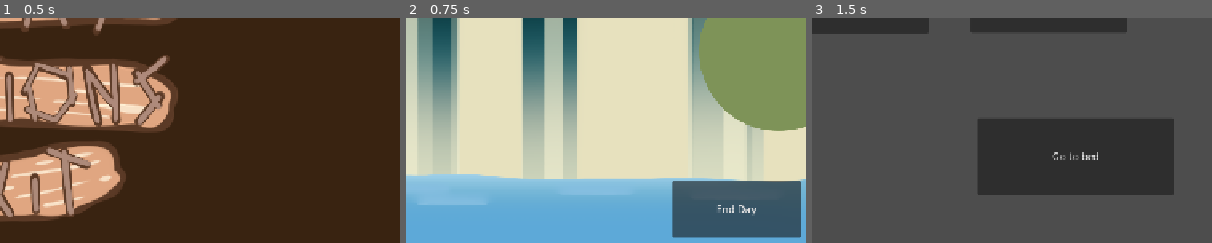
Above: before the commit, frames 1-3 (left to right).
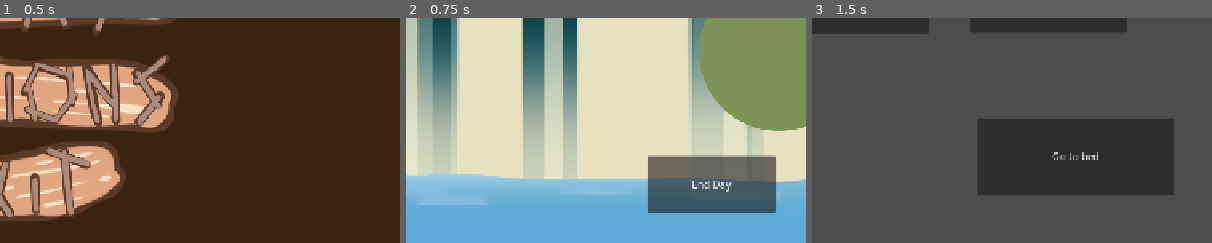
Above: after the commit, the same moments.

Repository: Meoah/Team-Awesome
Game: Godot game, scene res://scenes/default.tscn
Two runs of this game, one before a commit and one after it. Both use one fixed random seed, a clock stepped at 60 frames per second and the inputs below.
Inputs (mouse positions are % of the whole screen's width and height, from its top left):
- Up to frame 1 (0.5 s): no input
- Up to frame 2 (0.75 s): click (51, 45) at 0.5 s
- Up to frame 3 (1.5 s): click "End Day" at 1.25 s
The pictures show only the part of the screen within x 50-100%, y 50-100%; the shares and areas given below are measured in that part.

Frame 1 is identical in both runs. In frame 2, 9.4% of the frame differs, in the area x 60-99%, y 60-98%; in frame 3, nothing differs.

Commit message:
Inventory now functions as expected

Diff:
--- a/scenes/game/daytime_main.tscn
+++ b/scenes/game/daytime_main.tscn
@@ -6,6 +6,7 @@
 [ext_resource type="Texture2D" uid="uid://diefr1j4j4pji" path="res://assets/textures/background/FishingBGFiller.png" id="3_nw5db"]
 [ext_resource type="Texture2D" uid="uid://8v7i2pn3jxgb" path="res://assets/textures/background/Placeholder_Water.png" id="5_8rhjh"]
 [ext_resource type="Texture2D" uid="uid://gm82txfpgbpv" path="res://assets/textures/vfx/FISH/Fish 01.png" id="9_3kam8"]
+[ext_resource type="PackedScene" uid="uid://himmnj7djqgt" path="res://scenes/ui/inventory_ui.tscn" id="9_ovom5"]
 [ext_resource type="LabelSettings" uid="uid://bxd0b237pgfrp" path="res://daytime_main.tres" id="10_3kam8"]
 [ext_resource type="Texture2D" uid="uid://q3uv13ote634" path="res://assets/textures/vfx/FISH/Fish 02.png" id="10_nw8sa"]
 
@@ -121,7 +122,7 @@
 script = ExtResource("1_2jsv6")
 jeremy_node = NodePath("Jeremy")
 bobber_scene = ExtResource("3_6j7wl")
-info = NodePath("Info")
+info = NodePath("HUD/Info")
 
 [node name="Background" type="Sprite2D" parent="."]
 position = Vector2(640, 360)
@@ -172,31 +173,43 @@
 position = Vector2(640, 360)
 shape = SubResource("RectangleShape2D_3kam8")
 
-[node name="Info" type="Label" parent="."]
-offset_left = 13.0
-offset_right = 105.0
-offset_bottom = 23.0
-text = "placeholder"
-label_settings = ExtResource("10_3kam8")
-
-[node name="Button" type="Button" parent="."]
+[node name="Camera2D" type="Camera2D" parent="."]
+position = Vector2(640, 360)
+position_smoothing_enabled = true
+
+[node name="HUD" type="Control" parent="."]
+layout_mode = 3
+anchors_preset = 15
+anchor_right = 1.0
+anchor_bottom = 1.0
+grow_horizontal = 2
+grow_vertical = 2
+
+[node name="Button" type="Button" parent="HUD"]
+layout_mode = 1
 anchors_preset = 3
 anchor_left = 1.0
 anchor_top = 1.0
 anchor_right = 1.0
 anchor_bottom = 1.0
-offset_left = 1066.0
-offset_top = 621.0
-offset_right = 1272.0
-offset_bottom = 711.0
+offset_left = 1026.0
+offset_top = 581.0
+offset_right = 1232.0
+offset_bottom = 671.0
 grow_horizontal = 0
 grow_vertical = 0
 text = "End Day"
 
-[node name="Camera2D" type="Camera2D" parent="."]
-position = Vector2(640, 360)
-position_smoothing_enabled = true
+[node name="Info" type="Label" parent="HUD"]
+layout_mode = 0
+offset_left = 13.0
+offset_right = 196.0
+offset_bottom = 45.0
+text = "placeholder"
+label_settings = ExtResource("10_3kam8")
+
+[node name="Inventory_UI" parent="HUD" instance=ExtResource("9_ovom5")]
 
 [connection signal="animation_finished" from="FISH" to="." method="_on_fish_animation_finished"]
 [connection signal="body_entered" from="Water" to="." method="_on_water_body_entered"]
-[connection signal="pressed" from="Button" to="." method="_on_button_pressed"]
+[connection signal="pressed" from="HUD/Button" to="." method="_on_button_pressed"]
--- a/scenes/ui/Inventory_UI.gd
+++ b/scenes/ui/Inventory_UI.gd
@@ -5,7 +5,7 @@
 
 func _ready():
 	#Connects to inventory siganal
-	Inventory.inventory_updated.connect(refresh_ui)
+	SystemData.inventory_updated.connect(refresh_ui)
 	refresh_ui()
 
 func refresh_ui():
@@ -14,7 +14,7 @@
 	for child in get_children():
 		child.queue_free()
 
-	var contents = Inventory.get_all_fish()
+	var contents = SystemData.get_all_fish()
 
 	for fish in contents.keys():
 		var amount = contents[fish]
--- a/scenes/ui/slot.gd
+++ b/scenes/ui/slot.gd
@@ -3,8 +3,9 @@
 @onready var icon_rect = $Icon
 @onready var count_label = $Icon/CountLabel
 
-func set_slot(fish_data: Inventory_FishData, amount: int):
-	icon_rect.texture = fish_data.icon
+func set_slot(fish_id: int, amount: int):
+	var fish = FishData.FISH_ID[fish_id]
+	icon_rect.texture = load(fish["image"])
 
 	#Only show count if count is > 1
 	if amount > 1:
--- a/scripts/ui/arrows.gd
+++ b/scripts/ui/arrows.gd
@@ -28,14 +28,15 @@
 var current_value : float = 0
 var time : float = 0
 
-var chosen_fish : Dictionary
+var chosen_fish_id : int
 func pick_fish():
 	var keys_array :Array = FishData.FISH_ID.keys()
 	var random_fish = keys_array.pick_random()
-	chosen_fish = FishData.FISH_ID[random_fish]
-	print(chosen_fish["name"])
+	chosen_fish_id = random_fish
+	print(FishData.FISH_ID[chosen_fish_id]["name"])
 
 func apply_data():
+	var chosen_fish = FishData.FISH_ID[chosen_fish_id]
 	current_name = chosen_fish["name"]
 	current_image = chosen_fish["image"]
 	current_weight = chosen_fish["weight"]
@@ -216,7 +217,7 @@
 		elif varied_obscured:
 			current_value = current_value * 1.75
 		input_string.set_text(current_name + "\n Weight: " + str(current_weight) + "\n Value: " + str(current_value))
-		SystemData._add_money(current_value)
+		SystemData._add_fish(chosen_fish_id)
 		await get_tree().create_timer(3).timeout
 		PlayManager.request_catching_state()
 		# Stuff you want to happen between catching and idle, such as a catch animation. Note that we're paused
Not shown: 1 places in scenes/game/daytime_main.tscn that only renumber resources
